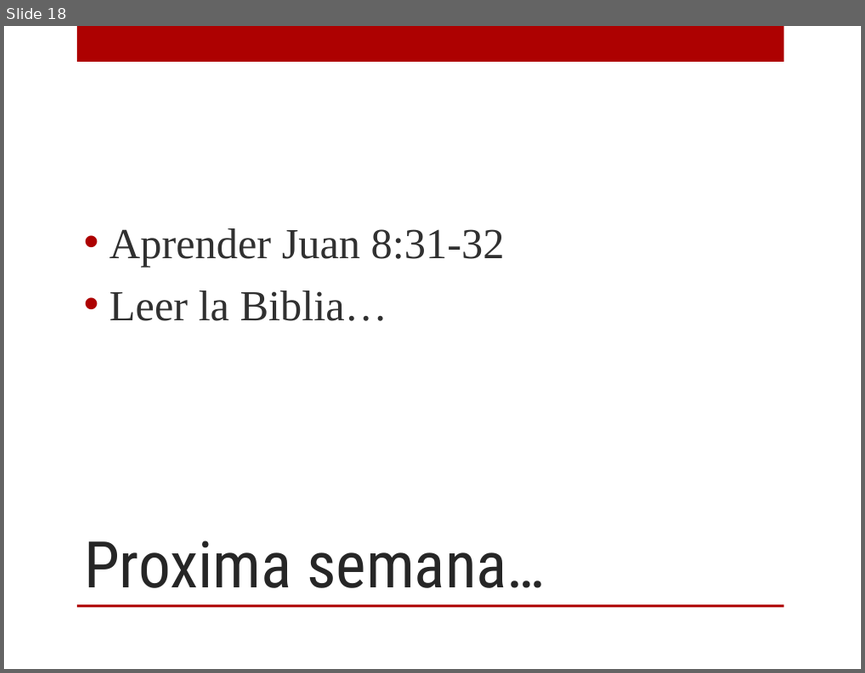
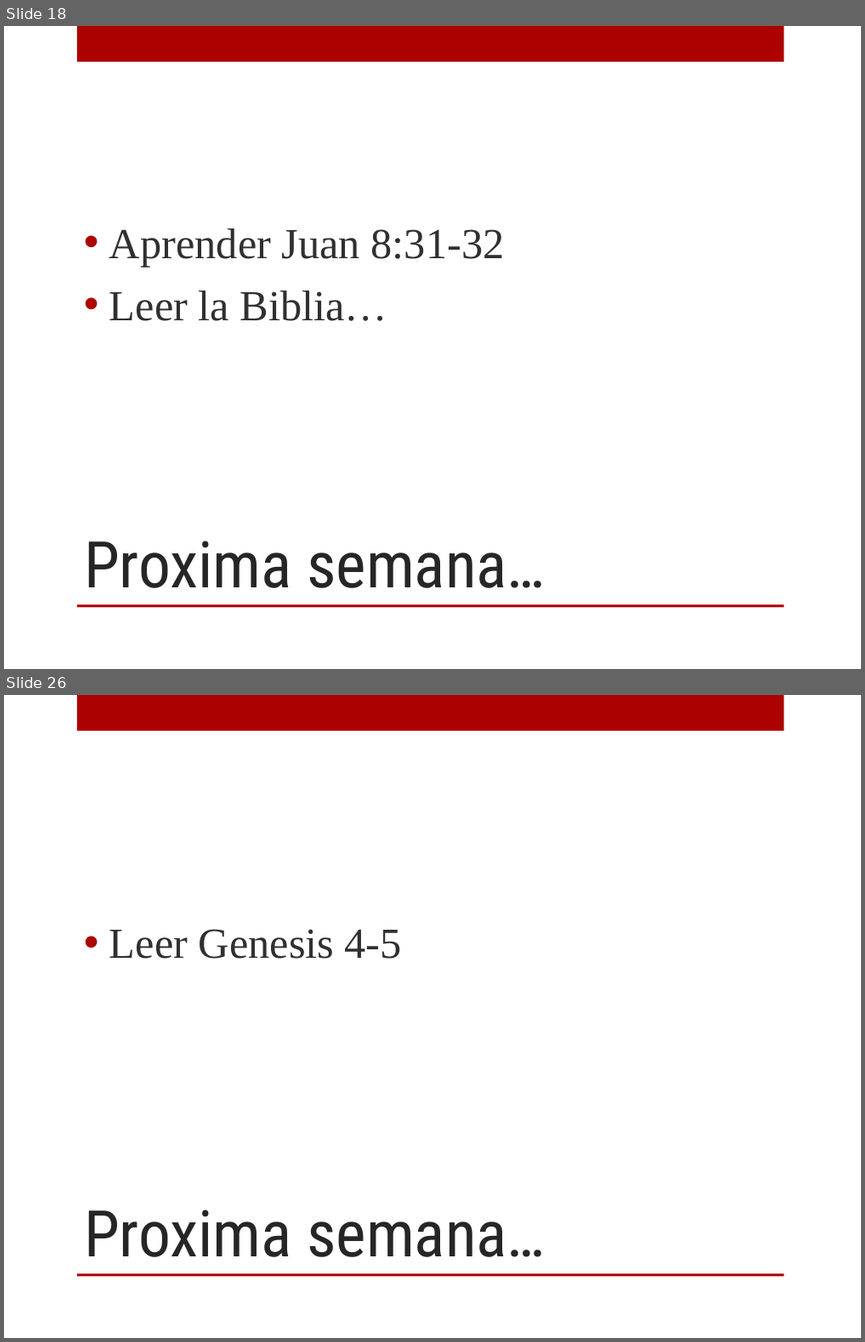
Before and after one commit to afols/iglesia, a slide deck: trunk/ iglesia --username adrianfols/Escuela Dominical/12 personajes/PPTs/Calse1_Eva.ppt. Shown one above the other, each under a label of ours: slide 18 before the commit, slides 18 and 26 after it; the slides between them are not shown. The pictures are 865x673 and 865x1342 pixels, drawn with LibreOffice and Linux fonts; fonts in the diff are those of the drawing; background and template pictures are left out. Boxes give left, top, right and bottom in pixels: in the first picture for what was removed or moved away, otherwise in the second. Text is boxed around its words. In the diff, an @@ line names an element or a change of style, - is before the commit and + after.

```diff
--- a/trunk/ iglesia --username adrianfols/Escuela Dominical/12 personajes/PPTs/Calse1_Eva.ppt
+++ b/trunk/ iglesia --username adrianfols/Escuela Dominical/12 personajes/PPTs/Calse1_Eva.ppt
@@ slide 26 added at <box>4,695,861,1338</box>, background picture (left out); not listed: 2 template elements that a slide beside it also shows @@
@@ text added at <box>109,929,402,959</box>, 36 pt, text #303030 @@
+• Leer Genesis 4-5
@@ title added at <box>84,1209,545,1257</box>, 54 pt, text #262626 @@
+Proxima semana…
```
Also in this commit, not shown: 7 other slides added, 1 other file.
